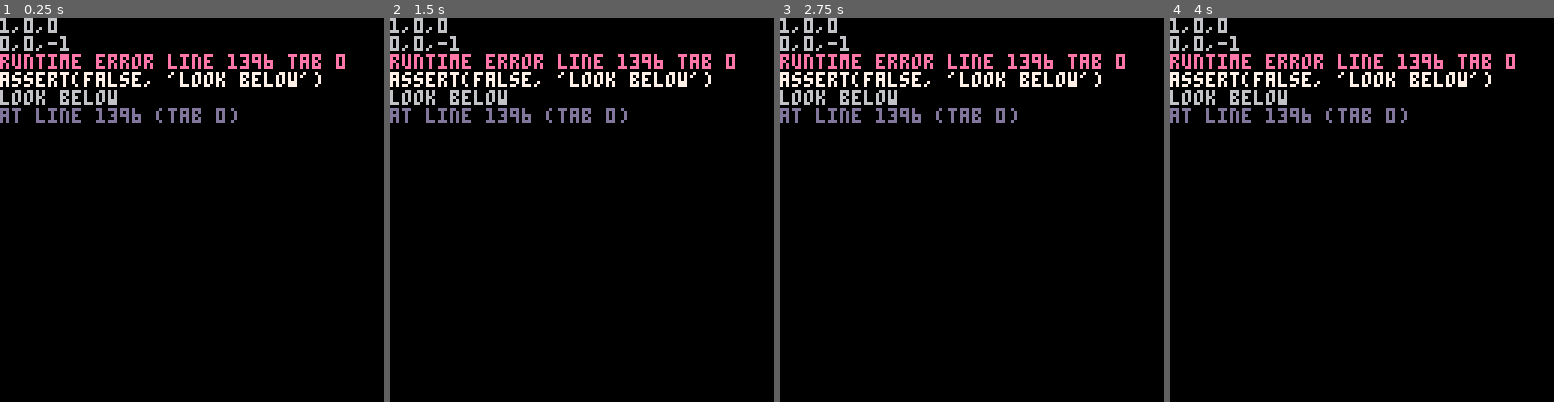
Above: before the commit, frames 1-4 (left to right).
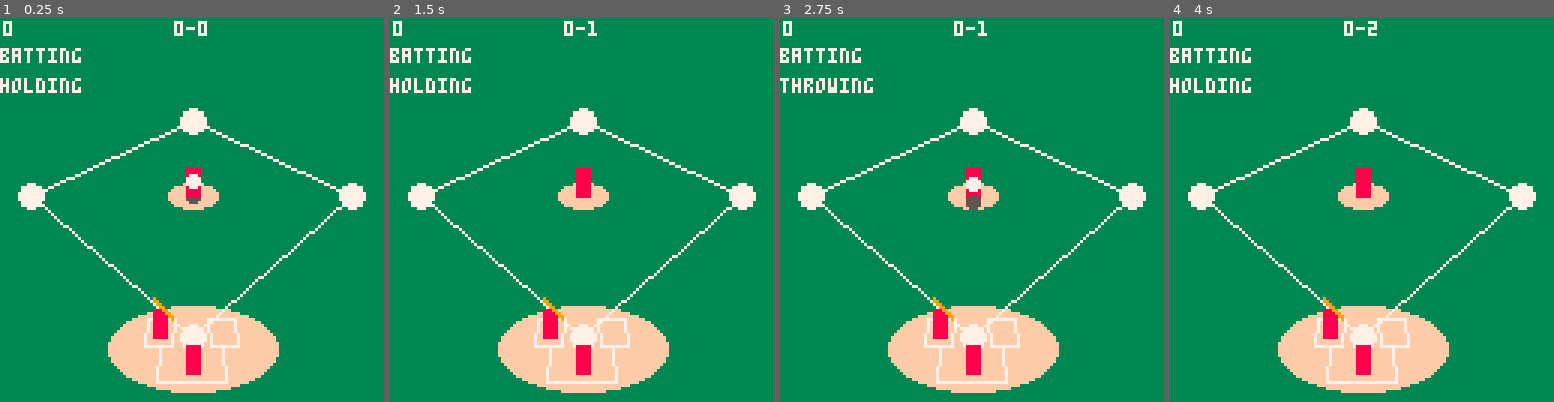
Above: after the commit, the same moments.

Repository: nucleartide/Baseball-WIth-Friends
Game: PICO-8 cartridge pico-baseball.p8
The game is run twice, just before and just after one commit, with the same random seed, the same clock (stepped at 60 frames per second) and the same inputs.
Inputs:
- Up to frame 1 (0.25 s): no input
- Up to frame 2 (1.5 s): tap O (Z key) at 0.33, 0.7, 1.43 s; tap X (X key) at 1.07 s
- Up to frame 3 (2.75 s): hold Left 1.97-2.37 s; tap X (X key) at 2.07, 2.4, 2.73 s; tap O (Z key) at 2.22 s; hold Down from 2.42 s (still down)
- Up to frame 4 (4 s): release Down at 2.82 s; hold Right 2.87-3.53 s; tap X (X key) at 3.07, 3.4, 3.73 s; tap O (Z key) at 3.1, 3.98 s; hold Up from 3.58 s (still down)

The runs differ from the first frame. In frame 1, 100% of the frame differs, in the area x 0-100%, y 0-100%; in frame 2, 100%; in frame 3, 100%; in frame 4, 100%.
Error before the commit: runtime error line 1396 tab 0; assert(false, 'look below'); look below

Commit message:
more bugs

Diff:
--- a/constants.lua
+++ b/constants.lua
@@ -30,15 +30,17 @@
 -- entity states.
 --
 
-ball_holding = 0
-ball_throwing = 1
-ball_idle_physical_obj = 2
-ball_returning = 3 -- the ball has been caught by the catcher, and is awaiting return to the pitcher.
+ball_holding = 'holding'
+ball_throwing = 'throwing'
+ball_idle_physical_obj = 'idle'
 
-batter_batting = 0 -- handles the "no swing" case.
-batter_charging = 1 -- meaning that z is held down.
-batter_swinging = 2 -- meaning that the bat is actively being swung.
-batter_swinging_and_hit = 3
-batter_swing_and_hit = 4 -- meaning that the bat has been swung, and the ball was hit.
-batter_swing_and_miss = 5 -- meaning that the bat has been swung, and the ball was missed.
+-- this constant is important for disabling swings while the ball is getting returned.
+ball_returning = 'returning' -- the ball has been caught by the catcher, and is awaiting return to the pitcher.
+
+batter_batting = 'batting' -- handles the "no swing" case.
+batter_charging = 'charging' -- meaning that z is held down.
+batter_swinging = 'swinging' -- meaning that the bat is actively being swung.
+batter_swinging_and_hit = 'swinging and hit'
+batter_swing_and_hit = 'swing and hit' -- meaning that the bat has been swung, and the ball was hit.
+batter_swing_and_miss = 'swing and miss' -- meaning that the bat has been swung, and the ball was missed.
 function did_batter_miss(b) return b.state != batter_swinging_and_hit and b.state != batter_swing_and_hit end
--- a/entities.lua
+++ b/entities.lua
@@ -154,6 +154,7 @@
 end
 
 function update_batter(b, ball1, bases, catcher1, on_hit)
+    -- this has the effect of freezing the bat when there's a strike, which is nice.
     if b.player_num==nil or ball1.state==ball_returning or is_owner(ball1, catcher1) then
         b.state = batter_batting
         return
@@ -454,7 +455,8 @@
     }
 end
 
-function simulate_ball_physics(b, fielders, catcher1, pitcher1, active_batter, score, on_return_ball_catcher2pitcher)
+-- function simulate_ball_physics(b, catcher1, pitcher1, active_batter, score, on_return_ball_catcher2pitcher)
+function simulate_ball_physics(b, on_bounce)
     -- declare some state.
     local spare1, spare2 = vec3(), vec3()
 
@@ -481,31 +483,30 @@
         b.vel.x *= 0.8
         b.vel.z *= 0.8
 
-        evaluate_ball_bounced(b, catcher1, pitcher1, active_batter, score, on_return_ball_catcher2pitcher)
-    end
-end
-
-function evaluate_ball_bounced(ball, catcher1, pitcher1, active_batter, score, on_return_ball_catcher2pitcher)
-    assert(active_batter!=nil)
-    local result = is_fair(ball.pos)
+        on_bounce()
+    end
+end
+
+function bounce_ball(ball, num_strikes, catcher1, on_return_ball, on_strike, on_run)
+    local result = is_fair_territory(ball.pos)
     if not ball.has_bounced then
         if result == ball_is_foul then
-            if score.num_strikes < 2 then
+            if num_strikes < 2 then
                 log('strike!')
-                score.num_strikes += 1
+                on_strike()
             end
-            return_ball_to_catcher(ball, catcher1, on_return_ball_catcher2pitcher)
+            return_ball_to_catcher(ball, catcher1, on_return_ball)
         elseif result == ball_is_home_run then
             log('home run!')
-            return_ball_to_catcher(ball, catcher1, on_return_ball_catcher2pitcher)
-            score.num_runs += 1
+            return_ball_to_catcher(ball, catcher1, on_return_ball)
+            on_run()
         end
         ball.has_bounced = true
     else
         if result == ball_is_home_run then
             if ball.pos.y > home_run_y_threshold then
                 log('ground rule double') assert(false)
-                return_ball_to_catcher(ball, catcher1, on_return_ball_catcher2pitcher)
+                return_ball_to_catcher(ball, catcher1, on_return_ball)
             else
                 -- hit the endfield walls. zero out velocity.
                 ball.vel.x = 0
@@ -513,19 +514,15 @@
                 ball.vel.z = 0
 
                 -- return ball after 1s.
-                return_ball_to_catcher(ball, catcher1, on_return_ball_catcher2pitcher)
+                return_ball_to_catcher(ball, catcher1, on_return_ball)
             end
-        elseif ball.state != ball_returning then
+        else
             local len = length(ball.vel)
+
+            -- if ball has stopped,
             if len < 1 then
-                -- update the ball state.
-                ball.state = ball_returning
-
-                -- reset the batter's state.
-                active_batter.state = batter_batting
-
                 -- the ball has settled. return the ball to the catcher.
-                return_ball_to_catcher(ball, catcher1, on_return_ball_catcher2pitcher)
+                return_ball_to_catcher(ball, catcher1, on_return_ball)
             end
         end
     end
--- a/game_state.lua
+++ b/game_state.lua
@@ -1,18 +1,7 @@
-
-assert(false, 'look below')
-
---[[
-
-- [ ] Start from the top-level, and refactor.
-    - [ ] simulate_ball_physics
-        - [ ] evaluate_ball_bounced
-    - [ ] Tee up next feature to work on. I don’t want to waste more time here.
-
-]]
 
 do -- Start game state scope.
 
-local bases -- 15 tokens to get rid of global state. i'll take it.
+local bases -- 13 tokens to get rid of global state. i'll take it.
     , pitchers_mound
     , batters_box
     , catchers_box
@@ -93,8 +82,13 @@
         score.num_strikes += 1
     end
 
+    local function on_run_score()
+        log('run')
+        score.num_runs += 1
+    end
+
     local function on_return_ball()
-        return_ball_to_pitcher(ball1, catcher1, pitcher1, active_batter)
+        return_ball_to_pitcher(ball1, catcher1, pitcher1)
     end
 
     update_fielder(pitcher1, is_owner(ball1, pitcher1), function()
@@ -110,7 +104,9 @@
             catch_ball(ball1, fielder1, active_batter, catcher1, on_strike_score, on_return_ball)
         end)
     elseif ball1.state == ball_idle_physical_obj then
-        simulate_ball_physics(ball1, fielders, catcher1, pitcher1, active_batter, score, on_return_ball)
+        simulate_ball_physics(ball1, function()
+            bounce_ball(ball1, score.num_strikes, catcher1, on_return_ball, on_strike_score, on_run_score)
+        end)
     elseif ball1.state == ball_holding then
         -- no-op.
     elseif ball1.state == ball_returning then
@@ -123,16 +119,18 @@
 function draw_game()
     cls(3)
 
-    fixed(ball1.pos.x)
-    fixed(ball1.pos.y)
-    fixed(ball1.pos.z)
-    fixed(is_fair(ball1.pos))
-    fixed('strikes:' .. score.num_strikes)
-    fixed('balls:' .. score.num_balls)
-    fixed('runs:' .. score.num_runs)
+    -- fixed(ball1.pos.x)
+    -- fixed(ball1.pos.y)
+    -- fixed(ball1.pos.z)
+    -- fixed(is_fair_territory(ball1.pos))
+    -- fixed('strikes:' .. score.num_strikes)
+    -- fixed('balls:' .. score.num_balls)
+    -- fixed('runs:' .. score.num_runs)
+    fixed(batter1.state)
+    fixed(ball1.state)
     fixed_reset()
 
-    draw_log()
+    -- draw_log()
 
     -- draw sand around home plate.
     do
--- a/utils.lua
+++ b/utils.lua
@@ -436,6 +436,7 @@
 -- ## transformation functions.
 --
 
+--[[
 -- no_y is used for shadows.
 function old_world2screen(o,no_y)
 	-- world 2 camera
@@ -458,6 +459,7 @@
 	sy = 64-(z/pz+y/pz)*1.75+64 -- 1.5 to magnify, 64 to undo the previous offset
 	return sx,sy
 end
+]]
 
 function world2screen(o, no_y, flip_x)
 	-- x.
@@ -623,7 +625,7 @@
 fixed_y = 10
 
 function fixed(msg)
-    -- print(msg, 0, fixed_y)
+    print(msg, 0, fixed_y)
     fixed_y += 10
 end
 
@@ -631,7 +633,8 @@
     fixed_y = 10
 end
 
-function is_fair(v)
+-- whether vector is in fair territory.
+function is_fair_territory(v)
     -- z values.
     -- local behind_field_corner = (-113 * real2game) - half_diagonal
     local home_plate = -half_diagonal
